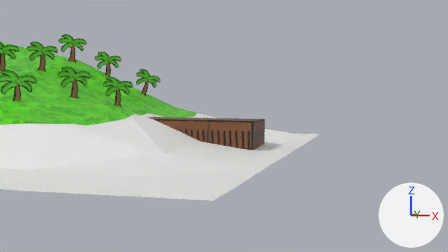
What one commit did to the Blender file 3d/island.blend.
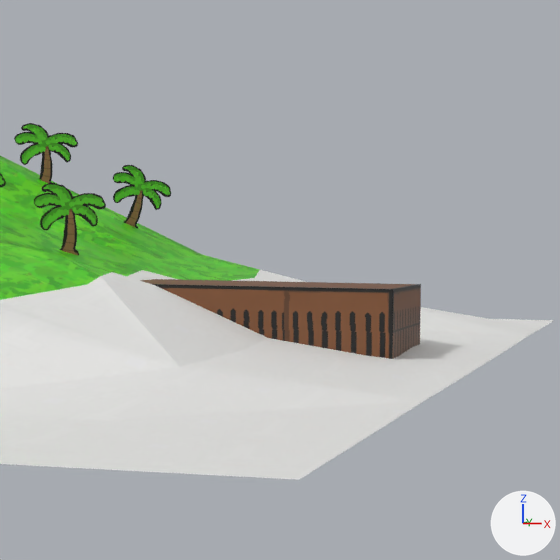
Old and new are each drawn from the file's camera 'Camera' and again close up on the part from 20% to 72% of the width and 0% to 93% of the height. The axes (+X, +Y, +Z) are drawn at lower right. The lights are the same throughout. The last two pictures show the newer version.

Objects in the first close-up: 'Bush', 'Bush.006', 'Bush.007', 'Pier', 'Terrain' and 1 more.
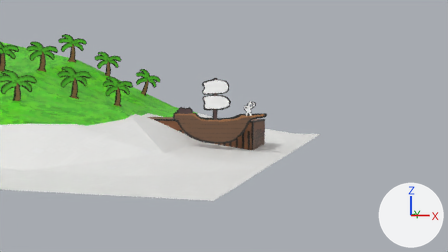
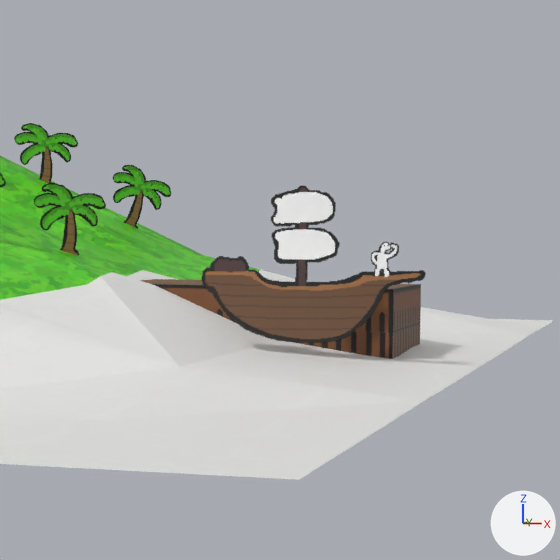
Commit message: add ship!

Pixel boxes (x1, y1, x2, y2) of what changed, in the close-ups (560 x 560 px):
'Ship', added
    after: (202, 186, 425, 343)

Edits to the bpy script that builds the scene:
```text
Add img_ship_png:
    img_ship_png = load_image('ship.png', 'ship.png', 350, 236, 'sRGB')
Add mat_ship:
    mat_ship = bpy.data.materials.new('Ship')
    # colours: black #000000, white #ffffff
    # uses the picture img_ship_png
Add me_plane_003:
    me_plane_003.from_pydata(...)  # 4 vertices, 1 face; spans x -0.12..0.05, y -0.05..0.05, z 0.0
    me_plane_003.materials.append(mat_ship)
Add ob_ship:
    ob_ship = bpy.data.objects.new('Ship', me_plane_003)
    ob_ship.location = (2.193, -0.499, 0.326)
    ob_ship.rotation_euler = (1.571, 0.0, 0.36)  # degrees (90, 0, 21)
    ob_ship.scale = (5.06, 5.06, 5.06)
```
